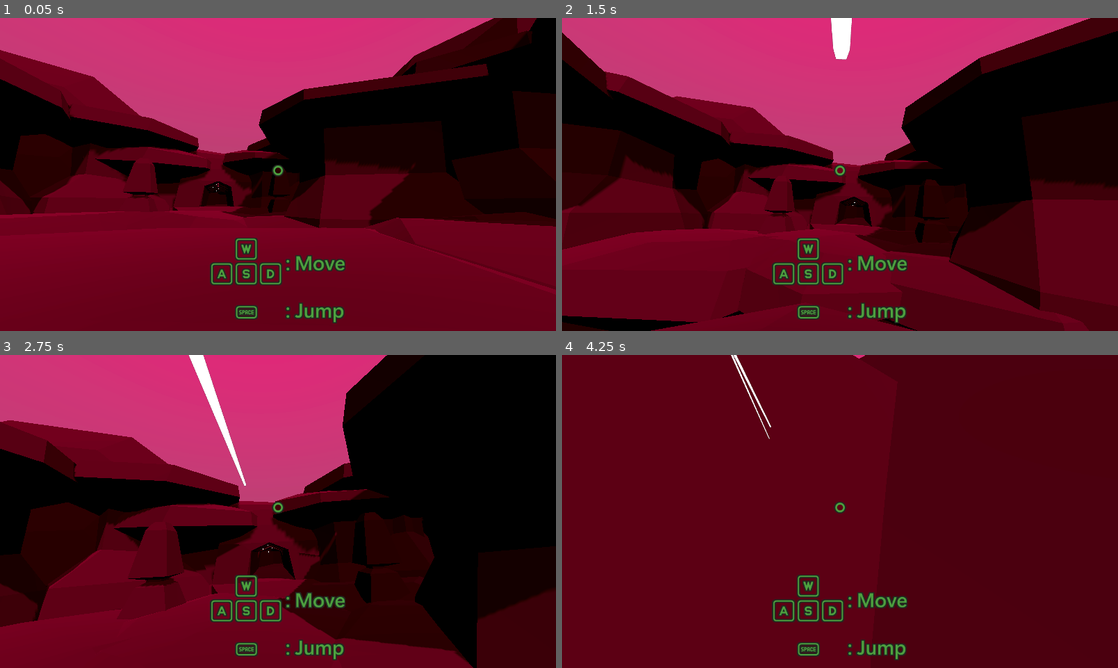
Above: before the commit, frames 1-4 (two rows, left to right).
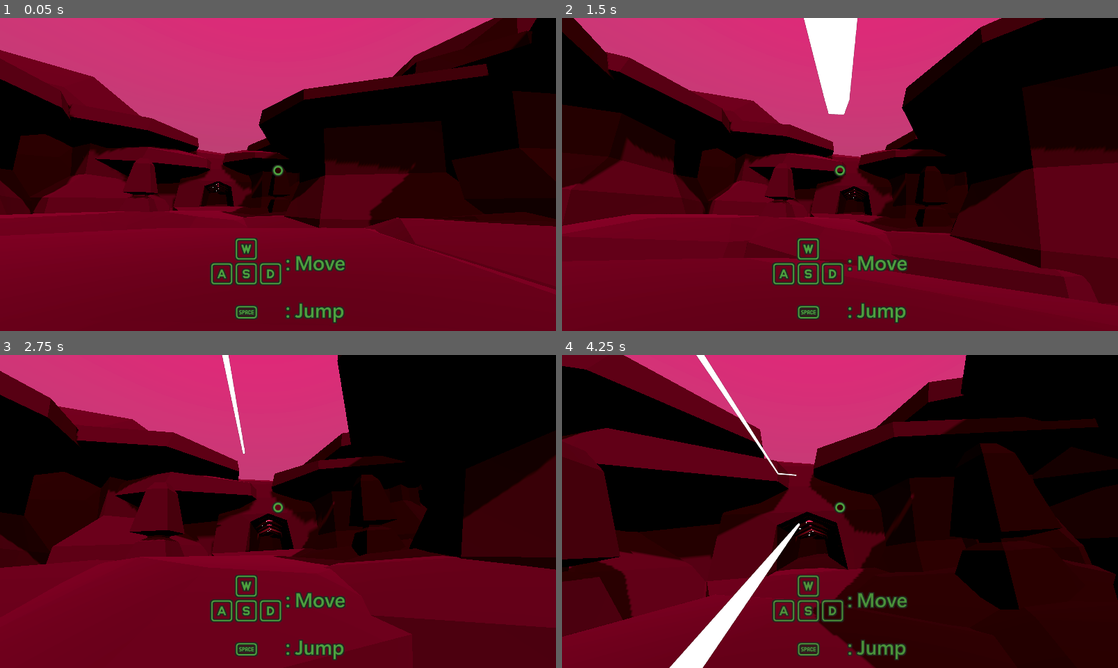
Above: after the commit, the same moments.

Repository: JeppeLindberg/dark_walk
Game: Godot game, scene res://scenes/main.tscn
Same seed, same stepped clock (60 frames per second), same inputs: the game is played once before the commit and once after it.
Inputs (mouse positions are in pixels of both pictures, inside the frame that each line leads up to):
- Up to frame 1 (0.05 s): no input
- Up to frame 2 (1.5 s): tap Enter at 0.5 s; move the mouse to (867, 174) at 0.52 s; hold W (move_forward) from 0.53 s (still down); tap Space (jump) at 0.6, 0.77, 1.07 s; move the mouse to (812, 174) at 1.27 s; click (812, 174) at 1.35 s
- Up to frame 3 (2.75 s): keep holding W (move_forward); tap Space (jump) at 1.52, 1.55, 1.82, 2.1 s; move the mouse to (289, 505) at 2.02 s
- Up to frame 4 (4.25 s): keep holding W (move_forward); move the mouse to (834, 517) at 2.77 s; click (834, 517) at 2.85 s; tap Space (jump) at 3.02, 3.05, 3.32, 3.6, 3.77, 4.07 s; move the mouse to (878, 514) at 3.52 s

The runs differ from the first frame. In frame 2, 31% of the frame differs, in the area x 0-100%, y 0-100%; in frame 3, 40%; in frame 4, 72%.

Commit message:
progress

Diff:
--- a/scenes/main.tscn
+++ b/scenes/main.tscn
@@ -387,6 +387,7 @@
 
 [node name="Player" parent="." instance=ExtResource("6_20lwc")]
 transform = Transform3D(1, 0, 0, 0, 1, 0, 0, 0, 1, 23.6418, 0.400281, 0)
+weapon_knockback = 0
 
 [node name="props" type="Node" parent="."]
 
@@ -698,6 +699,12 @@
 
 [node name="terrain_10" parent="props/area2" instance=ExtResource("5_oyyip")]
 transform = Transform3D(-1, -8.74228e-08, 0, 8.57083e-08, -0.980388, 0.197076, -1.72289e-08, 0.197076, 0.980388, -8.34353, 12.8657, -51.7633)
+
+[node name="tunnel_wall_13" parent="props/area2" instance=ExtResource("16_4q50g")]
+transform = Transform3D(-2.10038, -0.00234032, 0.286511, -2.44844e-10, 2.11976, 0.0173149, -0.286521, 0.017156, -2.10031, -30.6864, -18.4094, 3.59964)
+
+[node name="tunnel_wall_14" parent="props/area2" instance=ExtResource("16_4q50g")]
+transform = Transform3D(2.03612, -0.0278698, 0.589168, 0.00685909, 2.11844, 0.0765054, -0.589787, -0.0715779, 2.03487, -33.8236, -18.4199, 14.2459)
 
 [node name="area3" type="Node3D" parent="props"]
 transform = Transform3D(1, 0, 0, 0, 1, 0, 0, 0, 1, -94.6444, 0, -31.9511)
@@ -711,7 +718,7 @@
 
 [node name="red_light10" parent="props/area3/light" instance=ExtResource("18_uead6")]
 transform = Transform3D(-1, -8.74228e-08, 0, 8.74228e-08, -1, 0, 0, 0, 1, -11.9861, -9.98656, -24.2723)
-omni_range = 2.19855
+omni_range = 2.56311
 omni_attenuation = 0.269
 
 [node name="red_light3" parent="props/area3/light" instance=ExtResource("18_uead6")]
@@ -767,8 +774,16 @@
 omni_range = 4.80741
 omni_attenuation = 0.269
 
+[node name="red_light11" parent="props/area3/light" instance=ExtResource("18_uead6")]
+transform = Transform3D(1, 0, 0, 0, 1, 0, 0, 0, 1, 25.6375, -4.08923, -13.0208)
+omni_range = 5.58986
+omni_attenuation = 0.269
+
 [node name="flicker" parent="props/area3/light" instance=ExtResource("8_to0o4")]
 transform = Transform3D(1, 0, 0, 0, 1, 0, 0, 0, 1, -15.9298, 6.98985, -20.2472)
+
+[node name="flicker2" parent="props/area3/light" instance=ExtResource("8_to0o4")]
+transform = Transform3D(1, 0, 0, 0, 1, 0, 0, 0, 1, -16.7396, 0.823959, -30.0174)
 
 [node name="red_light9" parent="props/area3/light" instance=ExtResource("18_uead6")]
 transform = Transform3D(-1, 8.74228e-08, 0, -8.74228e-08, -1, 0, 0, 0, 1, 15.0521, 5.31684, -41.7245)
@@ -848,7 +863,7 @@
 transform = Transform3D(0.983245, 0, -0.182287, 0, 1, 0, 0.182287, 0, 0.983245, 23.8719, -3.06404, -25.8025)
 
 [node name="platform_17" parent="props/area3" instance=ExtResource("13_y07w1")]
-transform = Transform3D(0.925679, 0, 0.378309, 0, 1, 0, -0.378309, 0, 0.925679, 29.2364, -6.76443, -10.9279)
+transform = Transform3D(0.925679, 0, 0.378309, 0, 1, 0, -0.378309, 0, 0.925679, 29.2364, -6.70773, -10.8867)
 
 [node name="platform_9" parent="props/area3" instance=ExtResource("13_y07w1")]
 transform = Transform3D(0.980292, 0, -0.197555, 0, 1, 0, 0.197555, 0, 0.980292, 2.74284, -6.10897, -49.4407)
@@ -893,7 +908,7 @@
 transform = Transform3D(0.67633, 0.14653, -0.721877, 0.0499483, 0.968635, 0.243415, 0.734903, -0.200686, 0.647798, 24.0385, -15.7052, -43.8962)
 
 [node name="tunnel_wall_5" parent="props/area3" instance=ExtResource("16_4q50g")]
-transform = Transform3D(0.322776, 0.214985, -0.921736, 0.0499483, 0.968635, 0.243415, 0.945157, -0.124608, 0.301914, 29.1337, -10.8605, -30.0043)
+transform = Transform3D(0.412313, 0.542718, -0.901996, -0.0581679, 0.978982, 0.562451, 1.05107, -0.158718, 0.38496, 27.8632, -11.1194, -25.731)
 
 [node name="tunnel_wall_2" parent="props/area3" instance=ExtResource("16_4q50g")]
 transform = Transform3D(0.979589, 0, -0.20101, 0, 1, 0, 0.20101, 0, 0.979589, 16.6033, -0.67175, -48.952)
@@ -911,7 +926,7 @@
 transform = Transform3D(-0.989329, 0, 0.145703, 0, 1, 0, -0.145703, 0, -0.989329, 1.19944, -8.25502, -7.79596)
 
 [node name="tunnel_wall_15" parent="props/area3" instance=ExtResource("16_4q50g")]
-transform = Transform3D(-0.92271, 0.360694, 0.136037, 0.34356, 0.609371, 0.714586, 0.17485, 0.706093, -0.686192, 12.5922, -13.3271, -14.3524)
+transform = Transform3D(-0.92271, 0.360694, 0.136037, 0.34356, 0.609371, 0.714586, 0.17485, 0.706093, -0.686192, 13.1764, -13.7436, -14.0797)
 
 [node name="tunnel_wall_14" parent="props/area3" instance=ExtResource("16_4q50g")]
 transform = Transform3D(-0.989329, 0, 0.145703, 0, 1, 0, -0.145703, 0, -0.989329, -14.6172, -8.25502, -13.65)
@@ -950,7 +965,7 @@
 transform = Transform3D(0.976398, 0, 0.21598, 0, 1, 0, -0.21598, 0, 0.976398, 20.3648, -7.07228, -11.0129)
 
 [node name="stair_2" parent="props/area3" instance=ExtResource("21_lkb04")]
-transform = Transform3D(-0.301022, 0, 0.953617, 0, 1, 0, -0.953617, 0, -0.301022, 24.3121, -13.7583, -23.6816)
+transform = Transform3D(-0.36681, 0, 0.930296, 0, 1, 0, -0.930296, 0, -0.36681, 24.201, -13.7583, -23.7778)
 
 [node name="rock_9" parent="props/area3" instance=ExtResource("22_ercg0")]
 transform = Transform3D(-0.995546, 0, -0.094282, 0, 1, 0, 0.094282, 0, -0.995546, 21.4361, -12.6097, -16.0993)
@@ -1059,6 +1074,9 @@
 
 [node name="tunnel_wall_24" parent="props/area3" instance=ExtResource("16_4q50g")]
 transform = Transform3D(1, 0, 0, 0, 1, 0, 0, 0, 1, -5.73885, -8.66475, -14.184)
+
+[node name="tunnel_wall_35" parent="props/area3" instance=ExtResource("16_4q50g")]
+transform = Transform3D(1.88808, 0, 0.163559, -0.0385928, 1.84164, 0.445505, -0.158941, -0.447174, 1.83477, 27.4163, -1.56137, -6.69056)
 
 [node name="tunnel_wall_25" parent="props/area3" instance=ExtResource("16_4q50g")]
 transform = Transform3D(0.791384, 0, -0.61132, 0, 1, 0, 0.61132, 0, 0.791384, -33.2803, -8.66475, -18.2951)
@@ -1251,7 +1269,7 @@
 [node name="lights" type="Node3D" parent="props/area5"]
 
 [node name="red_light2" parent="props/area5/lights" instance=ExtResource("18_uead6")]
-transform = Transform3D(1, 0, 0, 0, 1, 0, 0, 0, 1, -15.7585, -5.60079, 11.6091)
+transform = Transform3D(1, 0, 1.49012e-08, 0, 1, 0, -1.49012e-08, 0, 1, -16.2003, -5.6228, 11.8688)
 omni_range = 3.56468
 
 [node name="red_light" parent="props/area5/lights" instance=ExtResource("18_uead6")]
@@ -1272,7 +1290,7 @@
 [node name="light" parent="props/area5/lights/flicker3" index="0"]
 transform = Transform3D(1, 0, 0, 0, 1, 0, 0, 0, 1, 0.27911, 0, -0.0101009)
 light_energy = 0.4
-omni_range = 2.04778
+omni_range = 2.65273
 omni_attenuation = 1.0
 
 [node name="flicker2" parent="props/area5/lights" instance=ExtResource("8_to0o4")]
@@ -1452,16 +1470,16 @@
 transform = Transform3D(1.35755, 0.0685714, -0.125882, -0.102512, 1.30233, -0.3961, 0.100198, 0.403363, 1.30028, 5.52924, 2.10579, -8.29095)
 
 [node name="terrain_12" parent="props/area5" instance=ExtResource("5_oyyip")]
-transform = Transform3D(0.985856, -1.46516e-08, -0.167595, 0, -1, 8.74228e-08, -0.167595, -8.61863e-08, -0.985856, -3.3129, 11.8906, -10.211)
+transform = Transform3D(0.985856, -1.46516e-08, -0.167595, 0, -1, 8.74228e-08, -0.167595, -8.61863e-08, -0.985856, -3.31291, 10.1739, -10.211)
 
 [node name="terrain_13" parent="props/area5" instance=ExtResource("5_oyyip")]
-transform = Transform3D(0.985856, -1.46516e-08, -0.167595, 0, -1, 8.74228e-08, -0.167595, -8.61863e-08, -0.985856, -26.1593, 11.8906, -7.46035)
+transform = Transform3D(0.985856, -1.46516e-08, -0.167595, 0, -1, 8.74228e-08, -0.167595, -8.61863e-08, -0.985856, -26.1593, 8.50807, -7.46036)
 
 [node name="terrain_14" parent="props/area5" instance=ExtResource("5_oyyip")]
-transform = Transform3D(0.985856, -1.46516e-08, -0.167595, 0, -1, 8.74228e-08, -0.167595, -8.61863e-08, -0.985856, 6.23061, 11.8906, 10.761)
+transform = Transform3D(0.985856, -1.46516e-08, -0.167595, 0, -1, 8.74228e-08, -0.167595, -8.61863e-08, -0.985856, 6.23061, 10.8318, 10.761)
 
 [node name="terrain_15" parent="props/area5" instance=ExtResource("5_oyyip")]
-transform = Transform3D(0.985856, -1.46516e-08, -0.167595, 0, -1, 8.74228e-08, -0.167595, -8.61863e-08, -0.985856, -19.2791, 11.8906, 10.0581)
+transform = Transform3D(0.985856, -1.46516e-08, -0.167595, 0, -1, 8.74228e-08, -0.167595, -8.61863e-08, -0.985856, -19.2791, 9.29532, 10.0581)
 
 [node name="rock_6" parent="props/area5" instance=ExtResource("22_ercg0")]
 transform = Transform3D(1.42069, -0.142061, 0.284988, 0.207533, 1.40134, -0.336019, -0.241515, 0.368507, 1.38767, -12.076, 1.06561, -27.1861)
--- a/scripts/player.gd
+++ b/scripts/player.gd
@@ -29,7 +29,7 @@
 var previously_floored := false
 
 var jump_single := true
-var jump_double := true
+var jump_double := false
 
 var tween:Tween
 
@@ -210,7 +210,7 @@
 	gravity = -jump_strength
 
 	jump_single = false;
-	jump_double = true;
+	jump_double = false;
 
 # Shooting
 
Not shown, changed: export/exe/delve.exe
